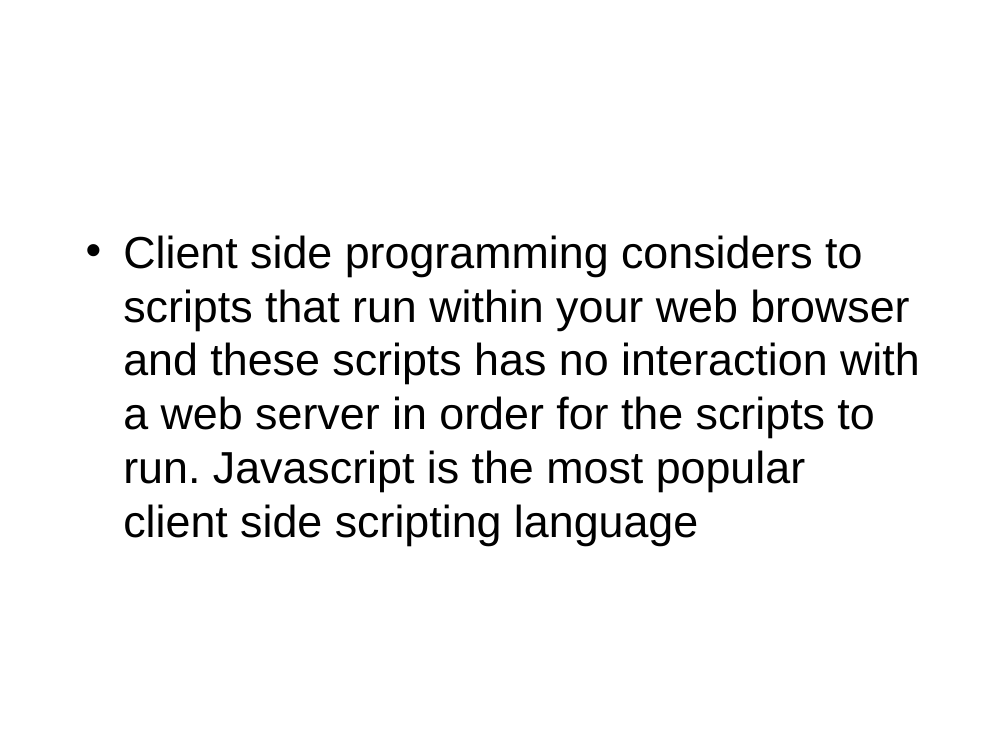
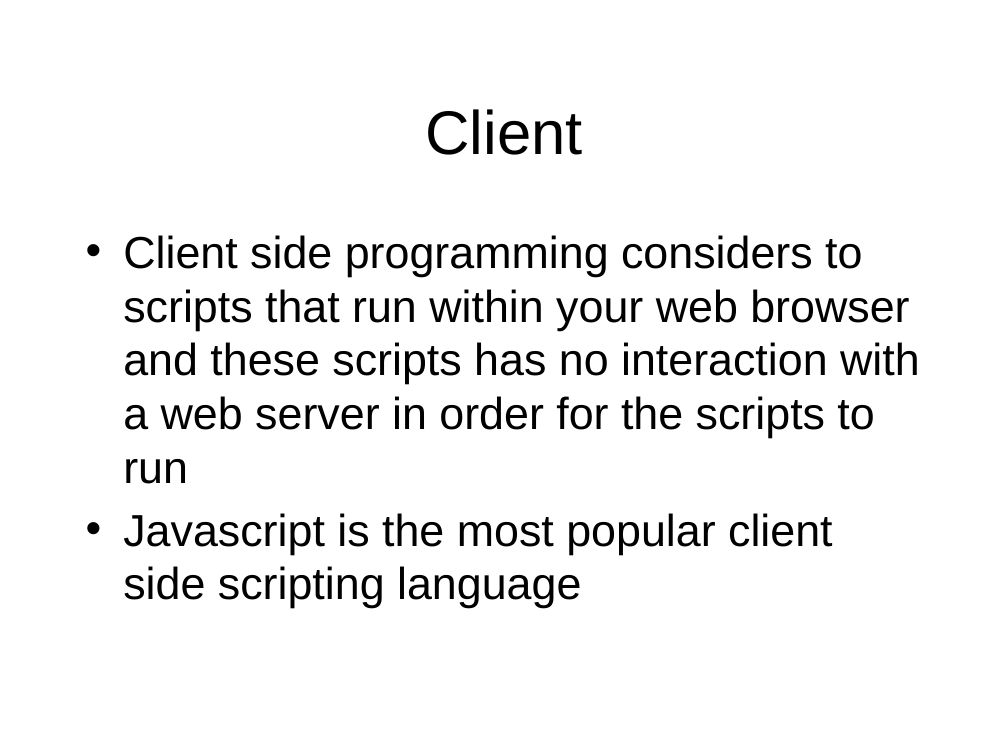
Before and after one commit to octaviordz/zjnu2017.github.io, a slide deck: slide 18 of WAD/lectures/080--Dynamic.vs.Static.Websites.pptx (slide 14 before the commit). Drawn at 1008x756 pixels with LibreOffice and Linux fonts; fonts in the diff are those of the drawing. Boxes give left, top, right and bottom in pixels: in the first picture for what was removed or moved away, otherwise in the second. Text is boxed around its words. In the diff, an @@ line names an element or a change of style, - is before the commit and + after.

```diff
--- a/WAD/lectures/080--Dynamic.vs.Static.Websites.pptx
+++ b/WAD/lectures/080--Dynamic.vs.Static.Websites.pptx
@@ title added at [425, 109, 582, 155], 44 pt, text #000000 @@
+Client
@@ text at [123, 235, 920, 608]: text changed @@
-• Client side programming considers to scripts that run within your web browser and these scripts has no interaction with a web server in order for the scripts to run. Javascript is the most popular client side scripting language
+• Client side programming considers to scripts that run within your web browser and these scripts has no interaction with a web server in order for the scripts to run
+• Javascript is the most popular client side scripting language
```
Also in this commit, not shown: 7 other slides changed, 10 slides added.
